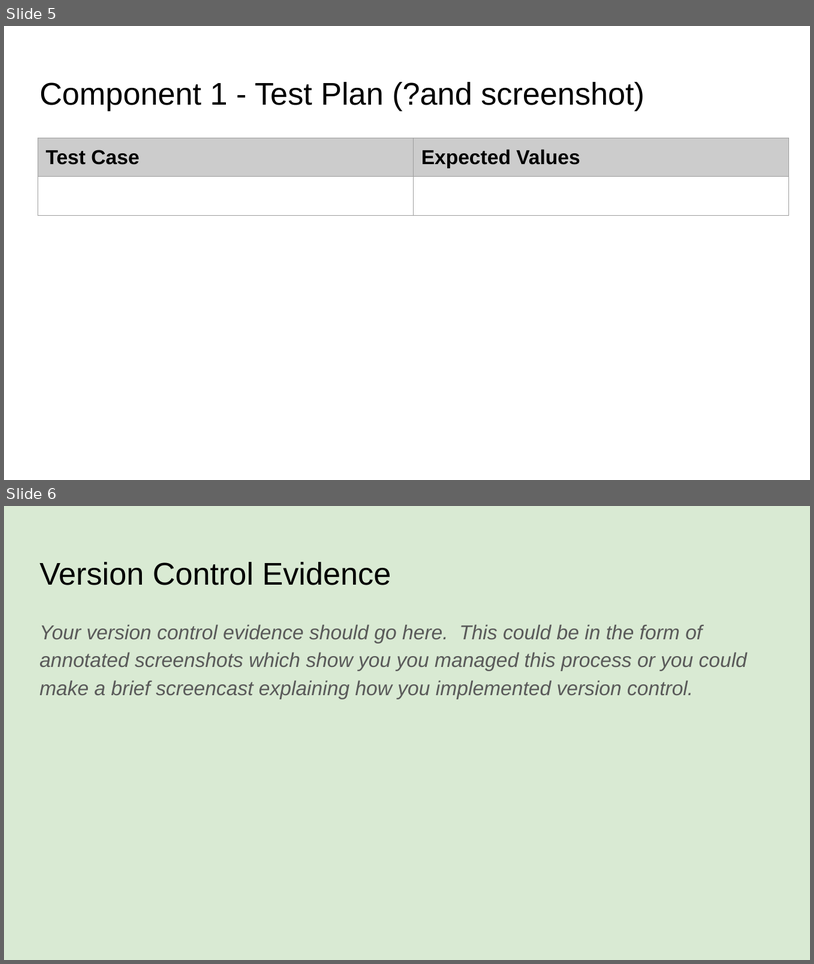
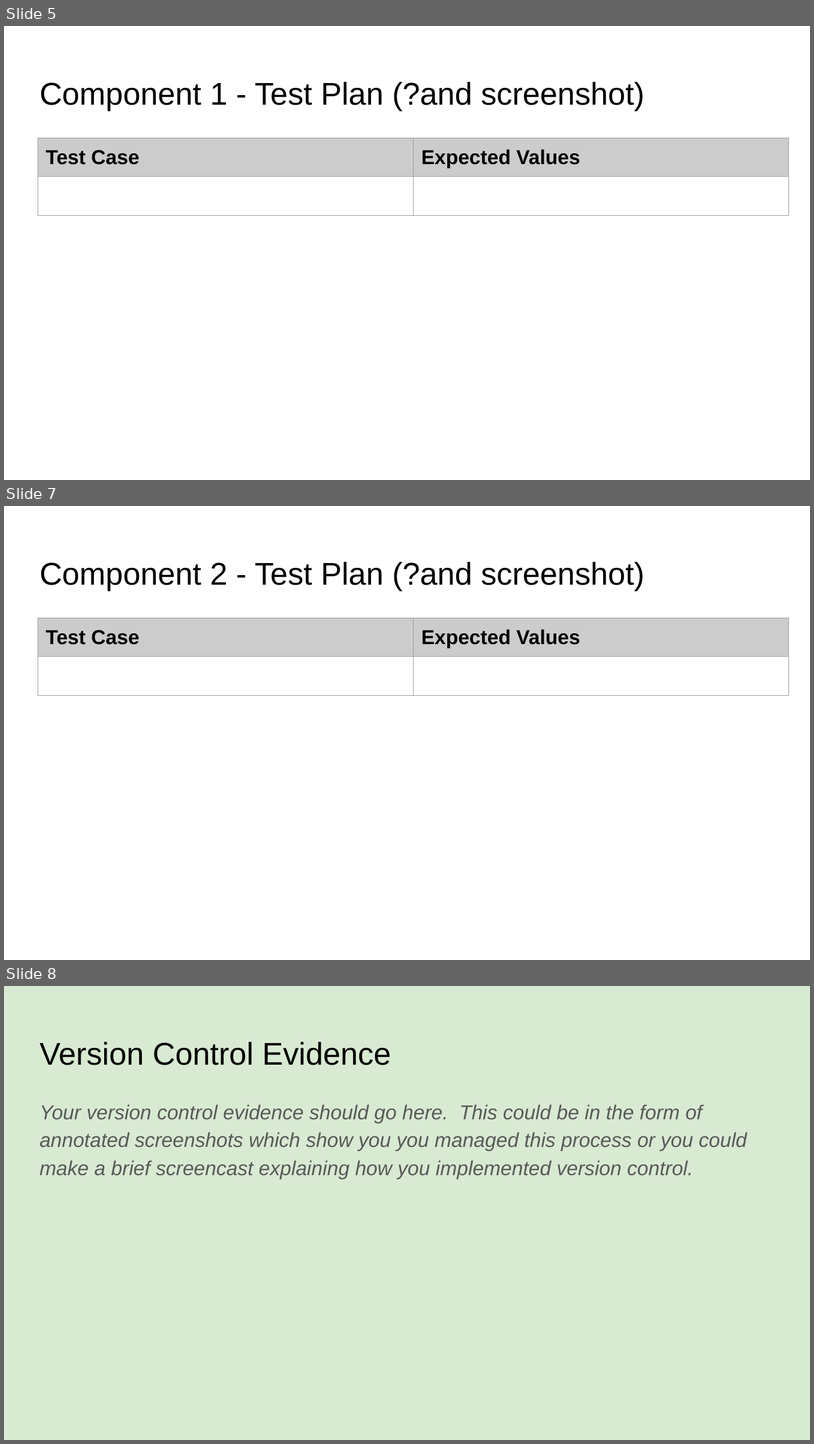
Before and after one commit to James-Wilde/Pizza_Bot, a slide deck: 022_91893+_+91897+Documentation.pptx. Shown one above the other, each under a label of ours: slides 5 and 6 before the commit, slides 5, 7 and 8 after it; the slides between them are not shown. The pictures are 814x964 and 814x1444 pixels, drawn with LibreOffice and Linux fonts; fonts in the diff are those of the drawing. Boxes give left, top, right and bottom in pixels: in the first picture for what was removed or moved away, otherwise in the second. Text is boxed around its words. In the diff, an @@ line names an element or a change of style, - is before the commit and + after.

```diff
--- a/022_91893+_+91897+Documentation.pptx
+++ b/022_91893+_+91897+Documentation.pptx
@@ slide 7 added at (4,506,810,960), background #FFFFFF @@
@@ title added at (39,562,645,591), 28 pt, text #000000 @@
+Component 2 - Test Plan (?and screenshot)
@@ table added at (38,618,789,699), 2 rows, 2 columns @@
+Test Case | Expected Values
+ | 
@@ what was slide 6 is now slide 8 @@
```
Also in this commit, not shown: 2 slides changed, 2 other slides added, 1 slide removed.
